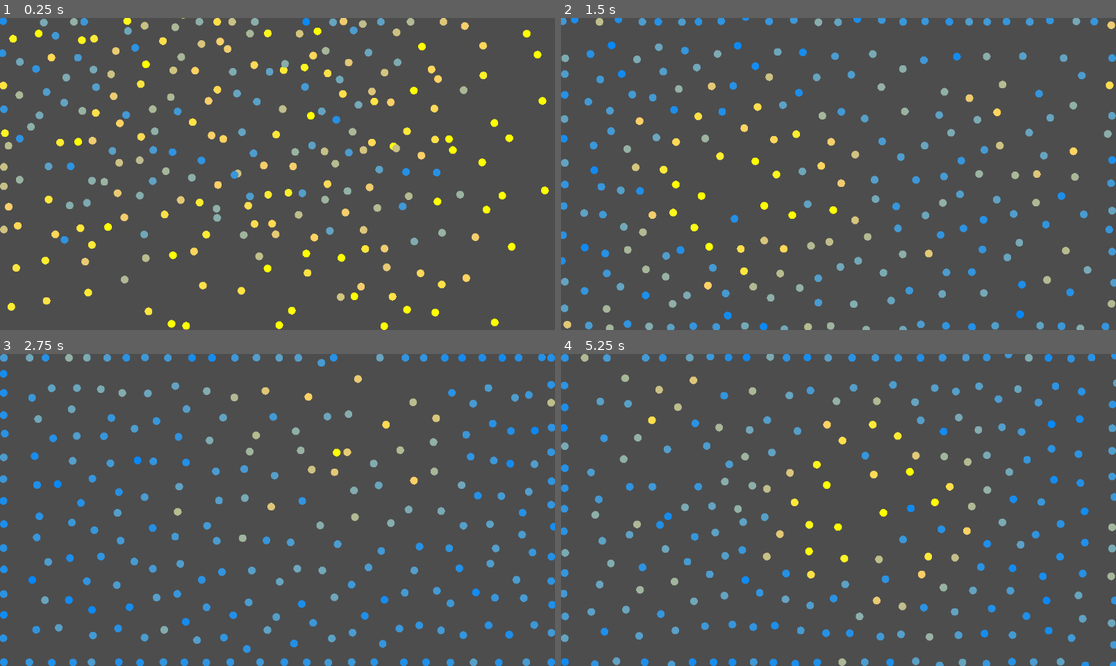
Above: before the commit, frames 1-4 (two rows, left to right).
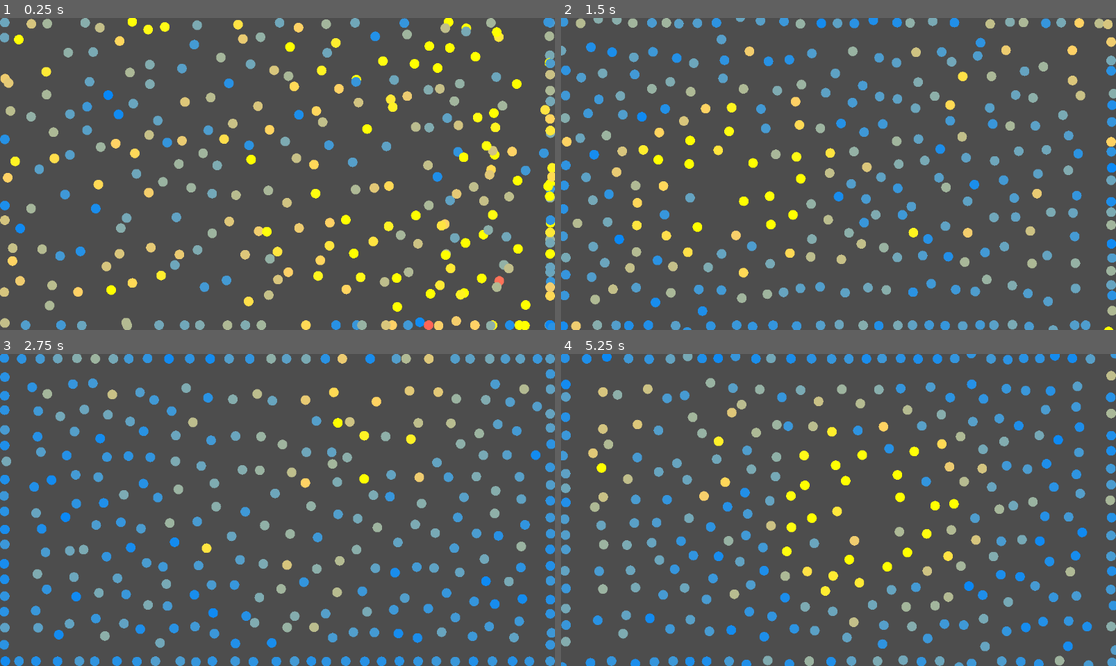
Above: after the commit, the same moments.

Repository: WilliamNord/water-simulator
Game: Godot game, scene res://world.tscn
Two runs of this game, one before a commit and one after it. Both use one fixed random seed, a clock stepped at 60 frames per second and the inputs below.
Inputs (mouse positions are in pixels of both pictures, inside the frame that each line leads up to):
- Up to frame 1 (0.25 s): no input
- Up to frame 2 (1.5 s): move the mouse to (960, 158) at 0.52 s; click (960, 158) at 0.67 s; move the mouse to (727, 189) at 1.27 s; click (727, 189) at 1.42 s
- Up to frame 3 (2.75 s): move the mouse to (333, 441) at 2.02 s; click (333, 441) at 2.17 s
- Up to frame 4 (5.25 s): move the mouse to (810, 572) at 2.77 s; click (810, 572) at 2.92 s; move the mouse to (1005, 556) at 3.52 s; click (1005, 556) at 3.67 s; move the mouse to (672, 463) at 4.27 s; click (672, 463) at 4.42 s; move the mouse to (866, 510) at 5.02 s; click (866, 510) at 5.17 s

The runs differ from the first frame. In frame 1, 19% of the frame differs, in the area x 0-100%, y 0-100%; in frame 2, 18%; in frame 3, 18%; in frame 4, 18%.

Commit message:
error fix
stopper tegning av sirker rundt mus

Diff:
--- a/water-particle-sim/particle.gd
+++ b/water-particle-sim/particle.gd
@@ -6,7 +6,7 @@
 var mouse_repell_radius = 300.0
 var mouse_repell_strength = 0.4
 
-@export var radius = 8
+@export var radius = 10
 
 # Farger for ulike hastigheter
 var color  = Color("#14D2FF")
@@ -59,7 +59,7 @@
 		if skip:
 			return
 		var mouse_pos = get_global_mouse_position()
-		draw_circle(mouse_pos, mouse_repell_radius, color) #funker ikke :(
+		#draw_circle(mouse_pos, mouse_repell_radius, color) #funker ikke :(
 		for particle in particles:
 			var to_mouse = particle.global_position - mouse_pos
 			var distance = to_mouse.length()
--- a/water-particle-sim/world.gd
+++ b/water-particle-sim/world.gd
@@ -1,10 +1,10 @@
 extends Node2D
 
 const PARTICLE_SCENE = preload("res://particle.tscn")
-@export var num_particles: int = 250
+@export var num_particles: int = 300
 
-var screen_height = 1080 / 2
-var screen_width = 1920 / 2
+var screen_height = 1080 / 1.5
+var screen_width = 1920 / 1.5
 @export var spawn_area: Rect2 = Rect2(Vector2(0, 0), Vector2(screen_width, screen_height))
 
 
Not shown, changed: .DS_Store
